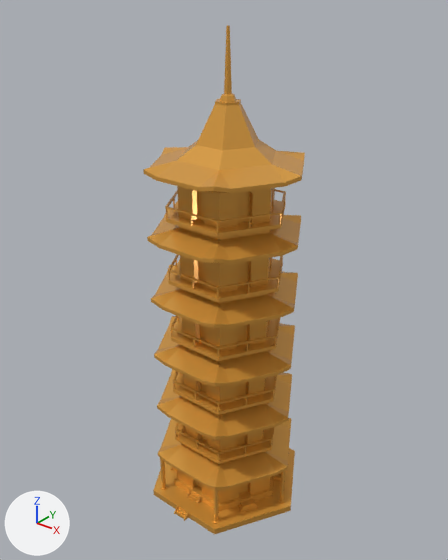
What one commit did to the glTF model public/models/building-pagoda-china.glb.
Camera for both pictures: a 50 mm lens placed at (28.4, -35.8, 43.1), pointed at (-0.3, 0.2, 20.8). Lighting does not change. The marker at lower left points along +X, +Y and +Z. Where no turn or scale is listed for an object, it has been applied to the vertices.

Script lines for the objects in view, before the commit:
```python
me_building_pagoda_china = bpy.data.meshes.new('building-pagoda-china')
me_building_pagoda_china.from_pydata(...)  # 1856 vertices, 2988 faces; spans x -7.3..7.3, y -6.6..6.6, z 0.0..40.2
me_building_pagoda_china.materials.append(mat_lowpoly_colors)  # orange #e7a747
ob_building_pagoda_china = bpy.data.objects.new('building-pagoda-china', me_building_pagoda_china)
ob_building_pagoda_china.location = (0.0, 0.0, 0.0)
```
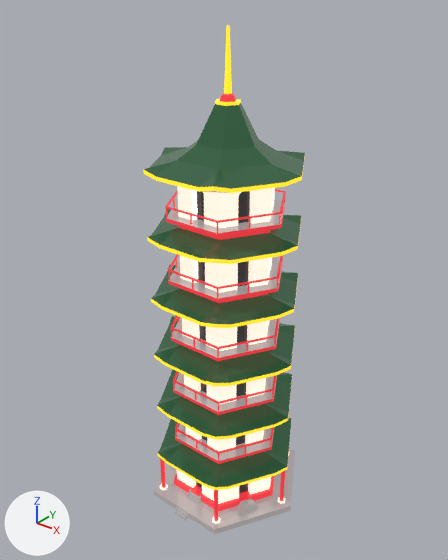
The change, as a list of edits to the scene's bpy script:
```text
Add img_base:
    img_base = load_image('base', '_unpacked/base', 1024, 1024, 'sRGB')
Add mat_lowpoly_colors_001:
    mat_lowpoly_colors_001 = bpy.data.materials.new('LOWPOLY-COLORS.001')
    # uses the picture img_base
Change me_building_pagoda_china:
    where me_building_pagoda_china.from_pydata(...)  # 1856 vertices, 2988 faces; spans x -7.3..7.3, y -6.6..6.6, z 0.0..40.2
    remove me_building_pagoda_china.materials.append(mat_lowpoly_colors)  # orange #e7a747
    add me_building_pagoda_china.materials.append(mat_lowpoly_colors_001)
```

Where the change shows, as pixel boxes (x1, y1, x2, y2) in the pictures (448 x 560 px):
'building-pagoda-china', recoloured: (143, 25, 305, 534) in both
